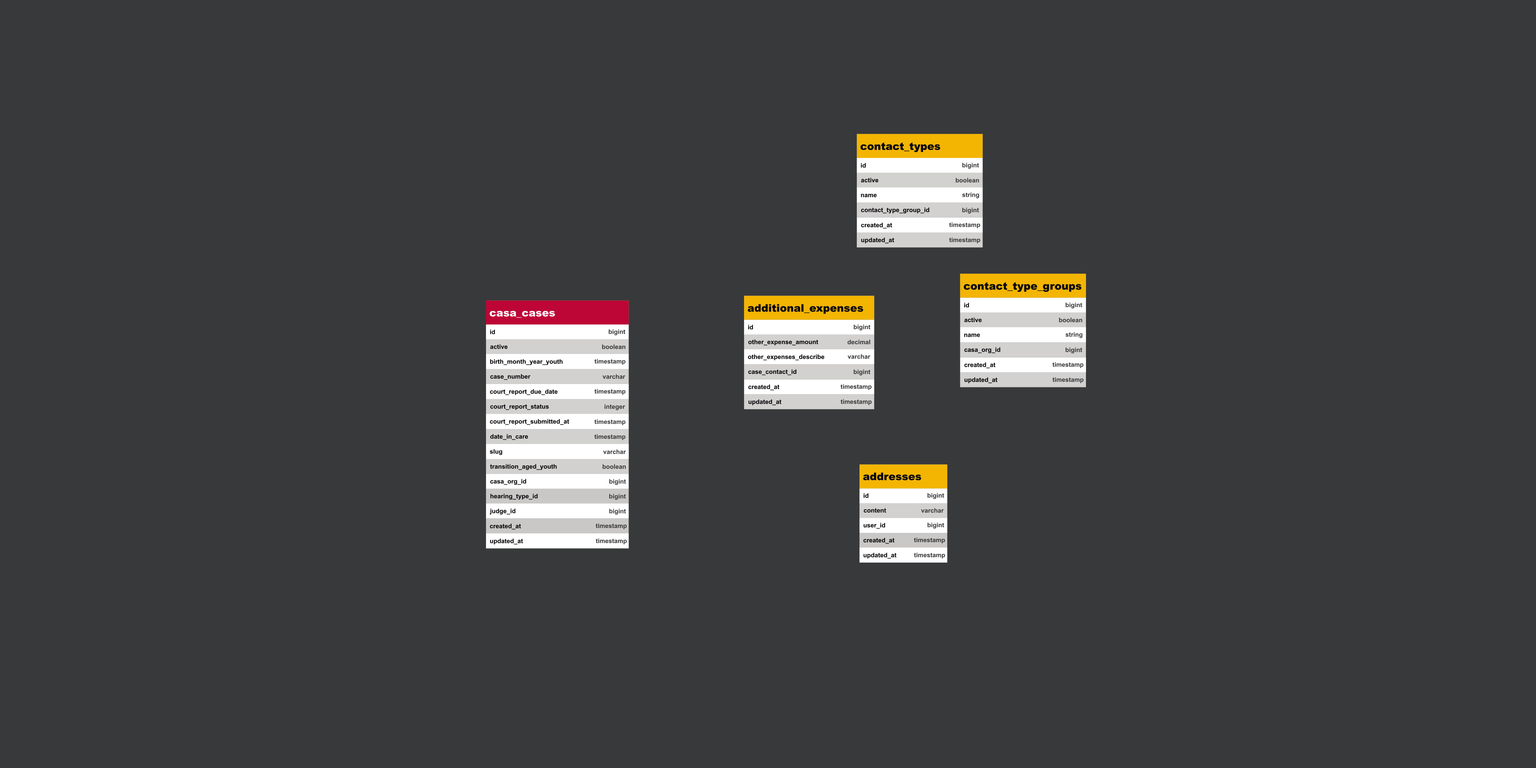
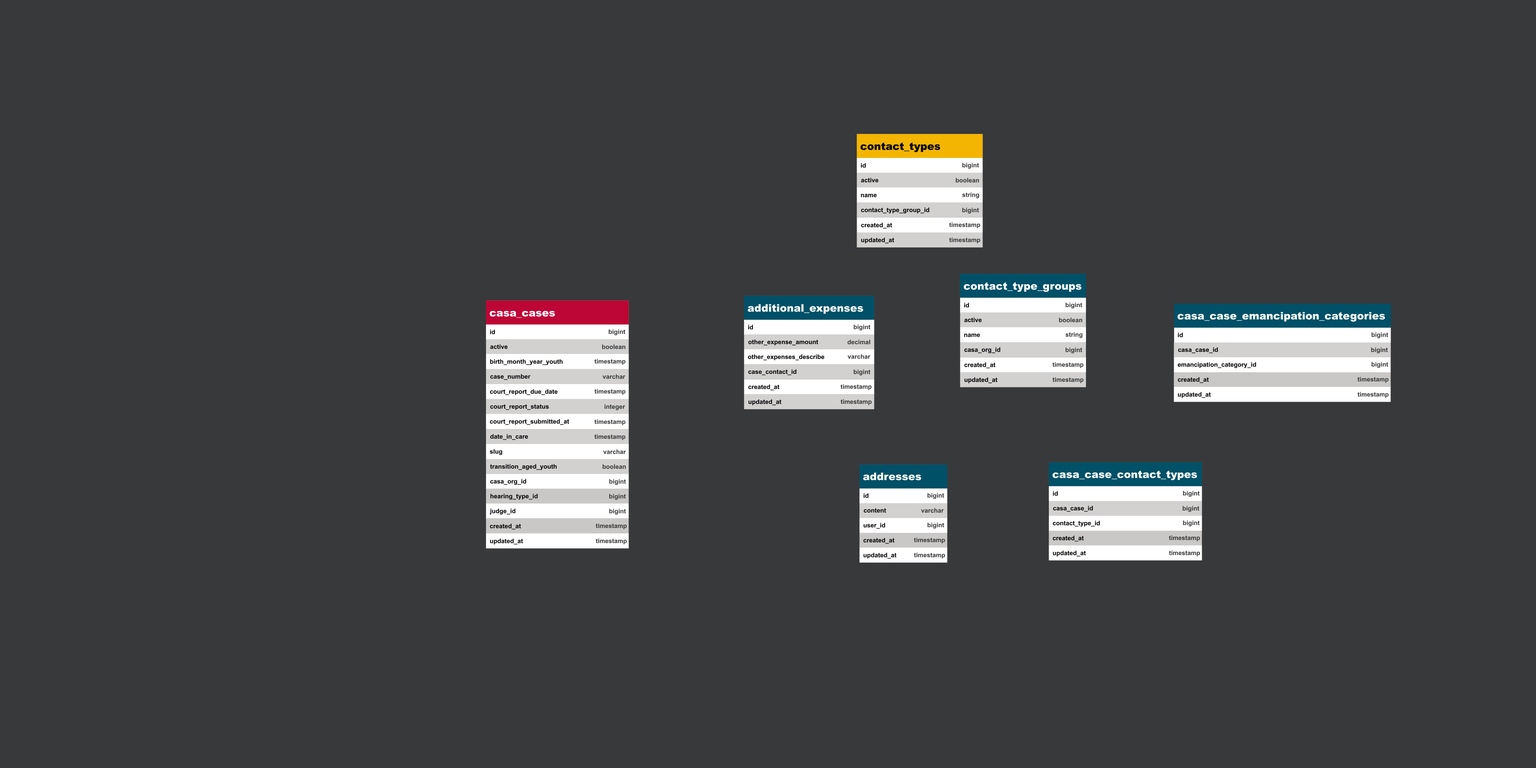
Layers edited between the first and the second 1536 × 768 image:
pixels changed over [489, 163, 1391, 561] (layer not identified)
